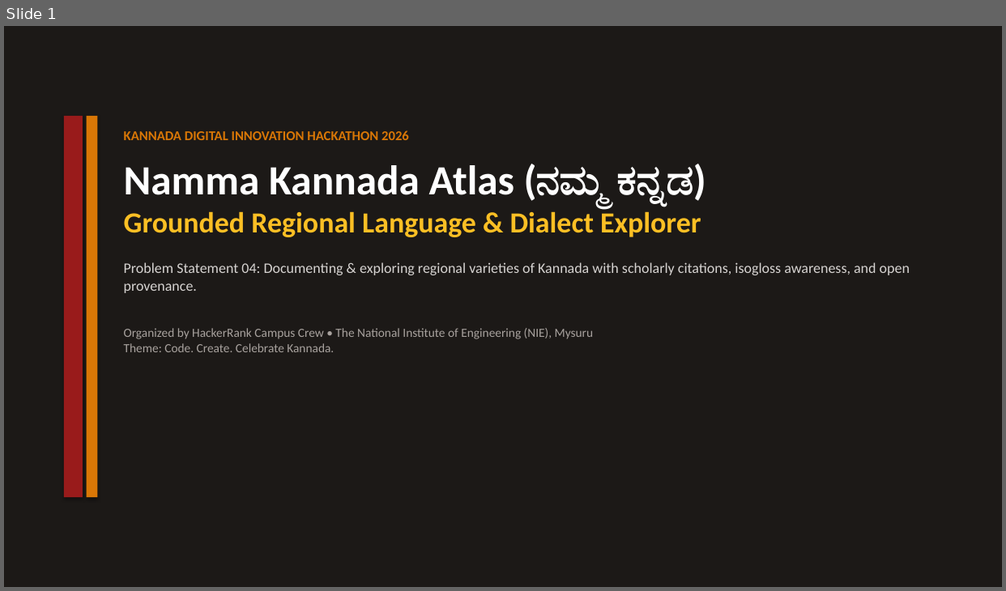
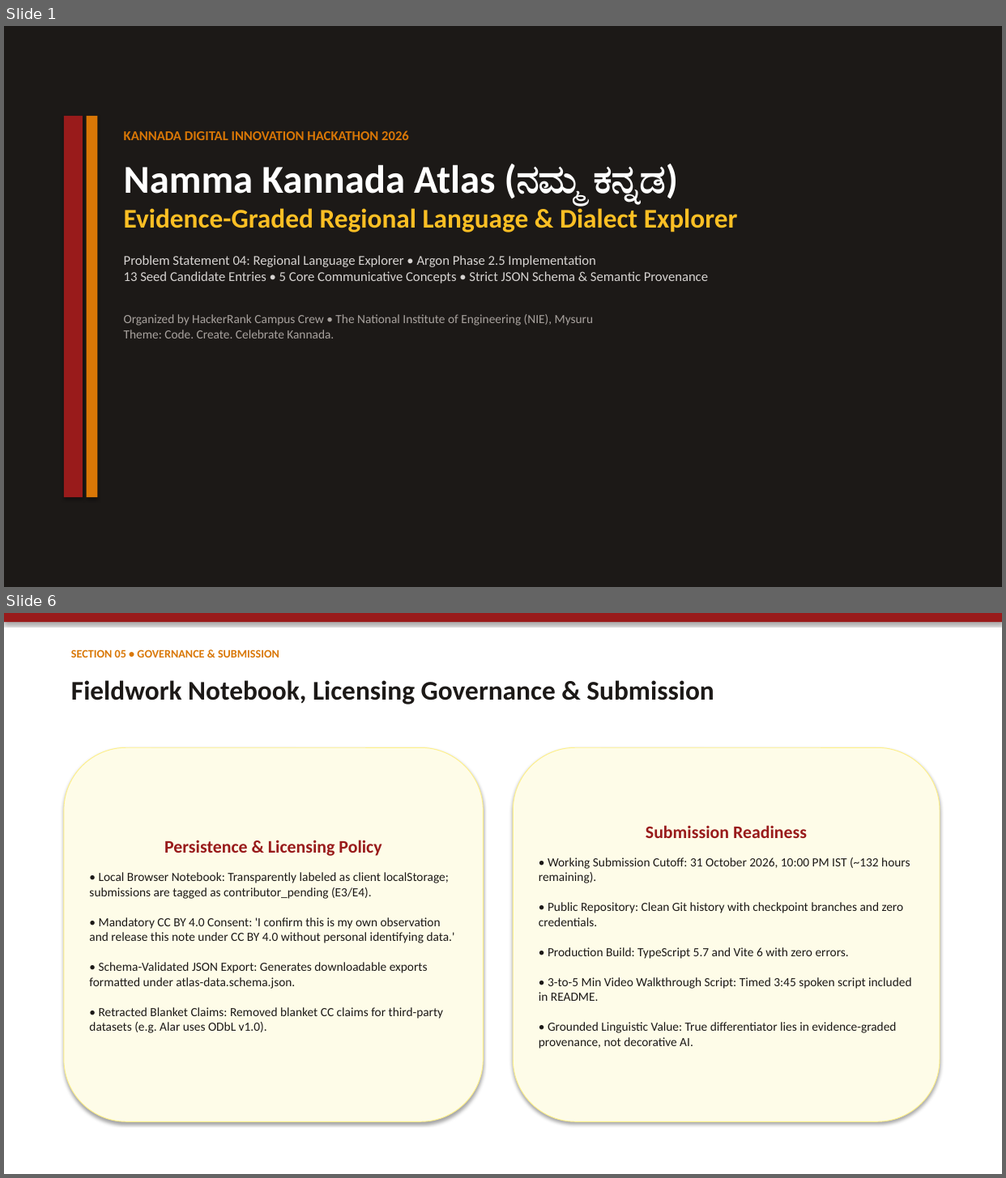
Before and after one commit to anandaram240-wq/yatrika-ai, a slide deck: Namma_Kannada_Regional_Explorer_Presentation.pptx. Shown one above the other, each under a label of ours: slide 1 before the commit, slides 1 and 6 after it; the slides between them are not shown. The pictures are 1006x591 and 1006x1178 pixels, drawn with LibreOffice and Linux fonts; fonts in the diff are those of the drawing. Boxes give left, top, right and bottom in pixels: in the first picture for what was removed or moved away, otherwise in the second. Text is boxed around its words. In the diff, an @@ line names an element or a change of style, - is before the commit and + after.

Commit message:
feat(phase-2.5): Implement Argon Phase 2.5 evidence-graded architecture, reconciled 13-entry dataset, sparse comparator matrix, semantic validator, and quarantined backlog

```diff
--- a/Namma_Kannada_Regional_Explorer_Presentation.pptx
+++ b/Namma_Kannada_Regional_Explorer_Presentation.pptx
@@ slide 6 added at box(4, 613, 1002, 1174), background #FFFFFF @@
@@ rectangle added at box(4, 613, 1002, 622), fill #991B1B @@
@@ text added at box(71, 649, 279, 658), 11 pt, text #D97706, bold @@
+SECTION 05 • GOVERNANCE & SUBMISSION
@@ text added at box(71, 680, 714, 705), 26 pt, text #1C1917, bold @@
+Fieldwork Notebook, Licensing Governance & Submission
@@ rounded rectangle added at box(64, 747, 484, 1122), fill #FEFCE8, outline #FEF08A 0.75 pt, 12 pt, text #1C1917 @@
+Persistence & Licensing Policy
+• Local Browser Notebook: Transparently labeled as client localStorage; submissions are tagged as contributor_pending (E3/E4).
+• Mandatory CC BY 4.0 Consent: 'I confirm this is my own observation and release this note under CC BY 4.0 without personal identifying data.'
+• Schema-Validated JSON Export: Generates downloadable exports formatted under atlas-data.schema.json.
+• Retracted Blanket Claims: Removed blanket CC claims for third-party datasets (e.g. Alar uses ODbL v1.0).
@@ rounded rectangle added at box(513, 747, 940, 1122), fill #FEFCE8, outline #FEF08A 0.75 pt, 12 pt, text #1C1917 @@
+Submission Readiness
+• Working Submission Cutoff: 31 October 2026, 10:00 PM IST (~132 hours remaining).
+• Public Repository: Clean Git history with checkpoint branches and zero credentials.
+• Production Build: TypeScript 5.7 and Vite 6 with zero errors.
+• 3-to-5 Min Video Walkthrough Script: Timed 3:45 spoken script included in README.
+• Grounded Linguistic Value: True differentiator lies in evidence-graded provenance, not decorative AI.
@@ slide 1 changed as well @@
@@ text at box(124, 164, 678, 339): size 40 to 38 pt in "Namma Kannada Atlas (ನಮ್ಮ ಕನ್ನಡ)"; less space between paragraphs @@
@@ text at box(124, 206, 738, 284): text changed; size 14 to 13 pt @@
-Grounded Regional Language & Dialect Explorer
-Problem Statement 04: Documenting & exploring regional varieties of Kannada with scholarly citations, isogloss awareness, and open provenance.
+Evidence-Graded Regional Language & Dialect Explorer
+Problem Statement 04: Regional Language Explorer • Argon Phase 2.5 Implementation
+13 Seed Candidate Entries • 5 Core Communicative Concepts • Strict JSON Schema & Semantic Provenance
```
Also in this commit, not shown: 3 other slides changed, 1 other slide added, 2 slides removed, 23 other files.
